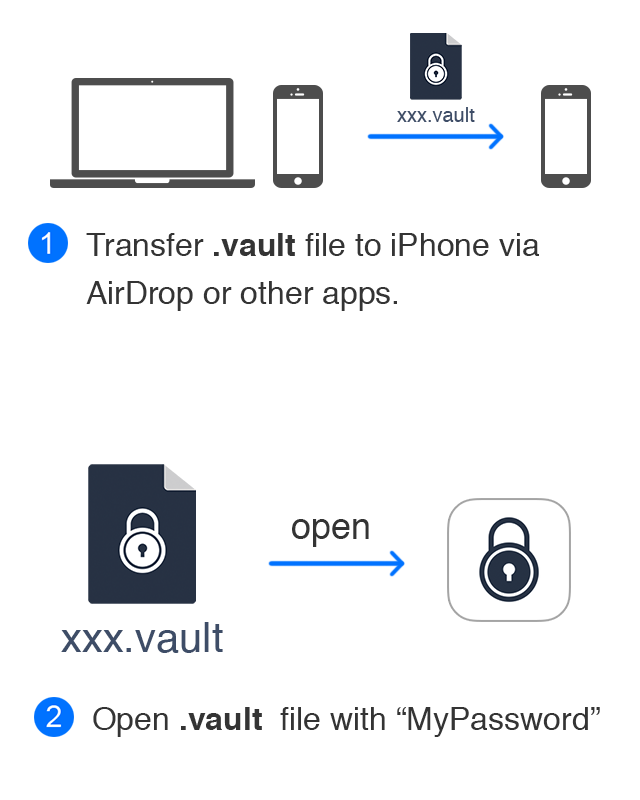
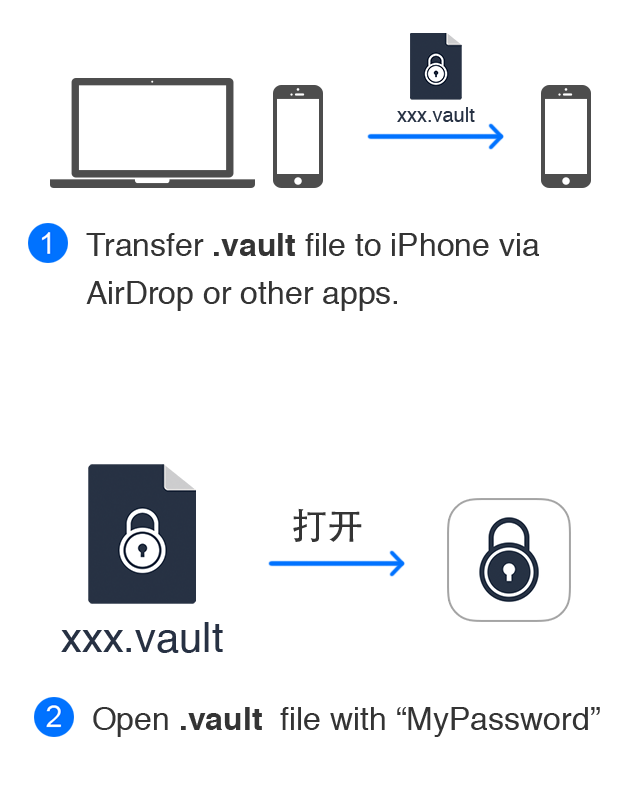
Layer changes from the first (640, 800) image to the second:
painted on "xxx.vault" (1st of 2, in "Step1") over [397, 107, 475, 122]
added layer "Transfer .vault file to iPhone via AirDrop or other apps. copy" in group "Step1" over [86, 233, 538, 311]
renamed "Transfer .vault file to iPhone via AirDrop or other apps." to "通过AirDrop或者第三方App把.vault 文件传输到iPhone上.", hid it, painted on it over [86, 233, 538, 311]
added layer "Open .vault file with “MyPassword” copy" in group "Step2" over [93, 707, 600, 737]
renamed "Open .vault file with “MyPassword”" to "选择用“MyPassword”打开.vault文件", hid it, painted on it over [93, 707, 600, 737]
painted on "xxx.vault" (2nd of 2, in "Step2") over [61, 622, 223, 653]
renamed "open" to "打开", painted on it over [292, 508, 369, 547]
hid "Background" over [61, 107, 600, 737]
